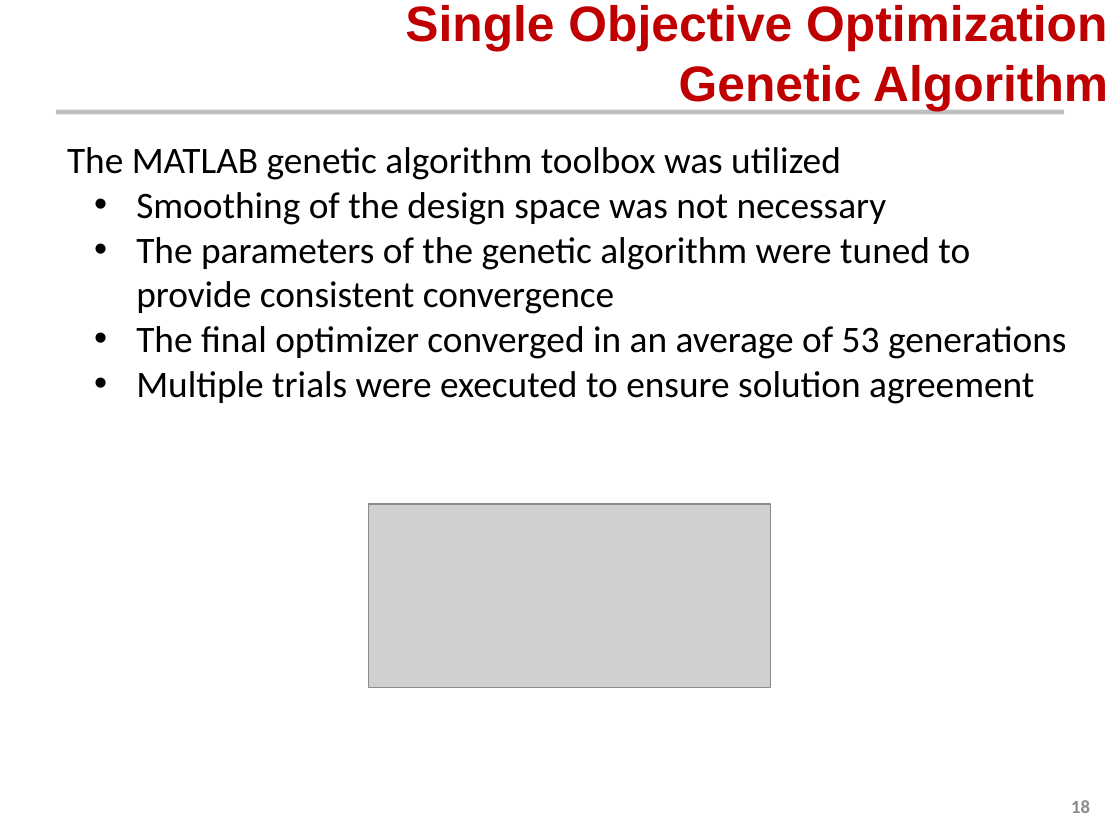
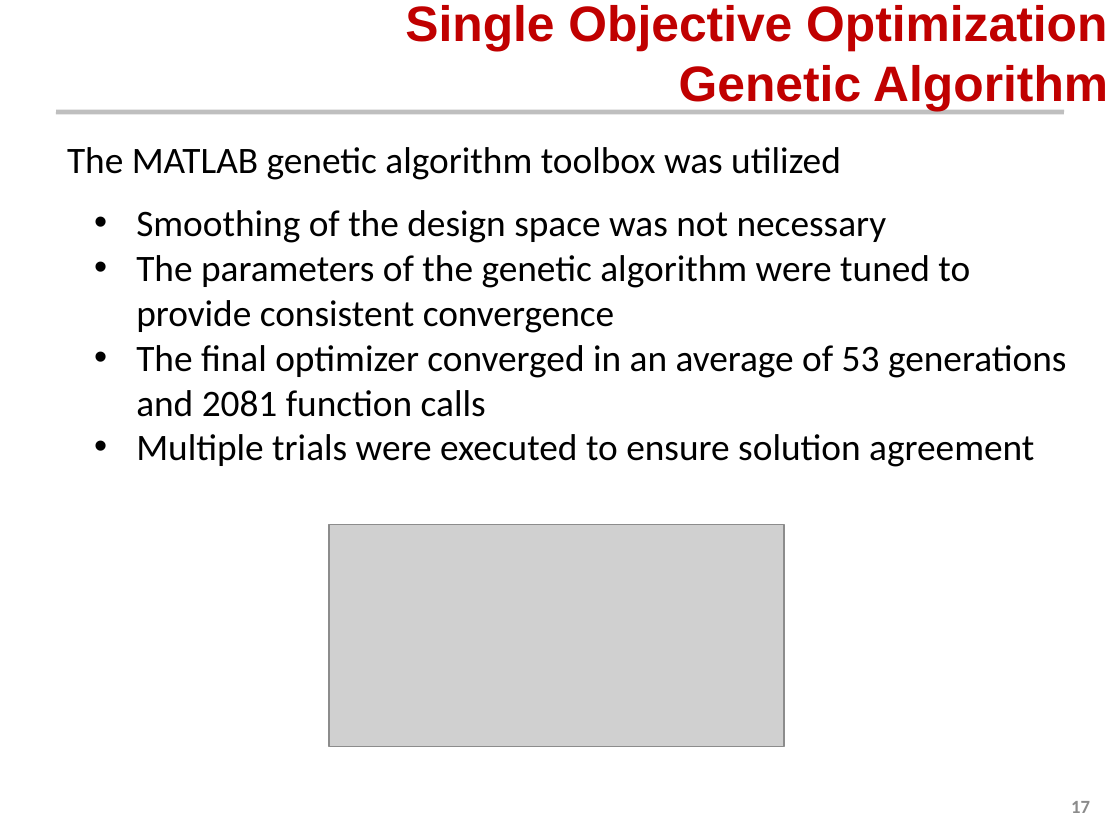
Before and after one commit to AeroSigma/Mars2040, a slide deck: slide 17 of MSDO/Assignment5/Mars 2040 Optimization Presentation.pptx (slide 18 before the commit). Drawn at 1120x840 pixels with LibreOffice and Linux fonts; fonts in the diff are those of the drawing; grey boxes stand for pictures; background and template pictures are left out. Boxes give left, top, right and bottom in pixels: in the first picture for what was removed or moved away, otherwise in the second. Text is boxed around its words. In the diff, an @@ line names an element or a change of style, - is before the commit and + after.

```diff
--- a/MSDO/Assignment5/Mars 2040 Optimization Presentation.pptx
+++ b/MSDO/Assignment5/Mars 2040 Optimization Presentation.pptx
@@ text at (136,345,1066,417): text changed @@
-• The final optimizer converged in an average of 53 generations
+• The final optimizer converged in an average of 53 generations and 2081 function calls
@@ picture: place and size @@
-picture at (368,504,771,688)
+picture at (329,524,784,746)
@@ page number at (1071,801,1090,813): text changed @@
-18
+17
```
Also in this commit, not shown: 9 other slides changed, 2 slides added, 6 other files.
